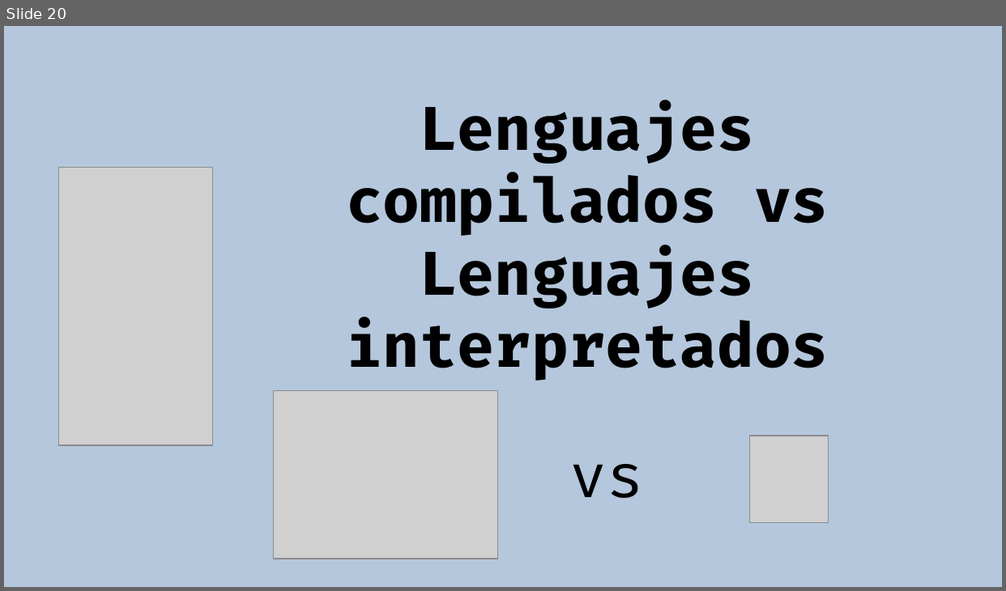
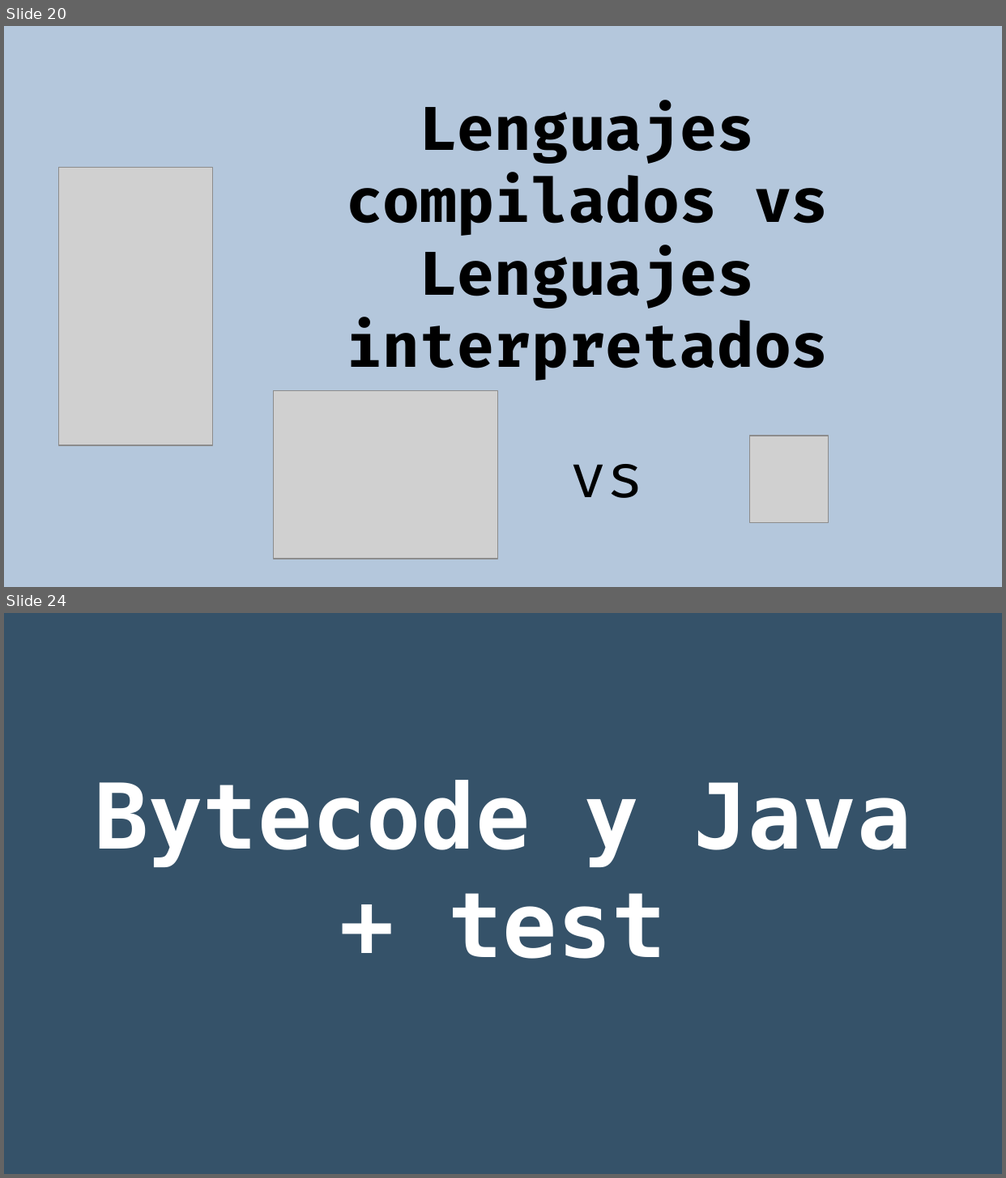
Before and after one commit to rgmf/eed2425, a slide deck: ut/01_desarrollo_de_software/presentacion/02_codigo_traductores.odp. Shown one above the other, each under a label of ours: slide 20 before the commit, slides 20 and 24 after it; the slides between them are not shown. The pictures are 1006x591 and 1006x1178 pixels, drawn with LibreOffice and Linux fonts; fonts in the diff are those of the drawing; grey boxes stand for pictures. Boxes give left, top, right and bottom in pixels: in the first picture for what was removed or moved away, otherwise in the second. Text is boxed around its words. In the diff, an @@ line names an element or a change of style, - is before the commit and + after.

```diff
--- a/ut/01_desarrollo_de_software/presentacion/02_codigo_traductores.odp
+++ b/ut/01_desarrollo_de_software/presentacion/02_codigo_traductores.odp
@@ slide 24 added at [4,613,1002,1174], background #355269 @@
@@ subtitle added at [94,780,911,959], 72 pt, text #FFFFFF, bold @@
+Bytecode y Java + test
```
Also in this commit, not shown: 1 slide changed, 2 other slides added.
